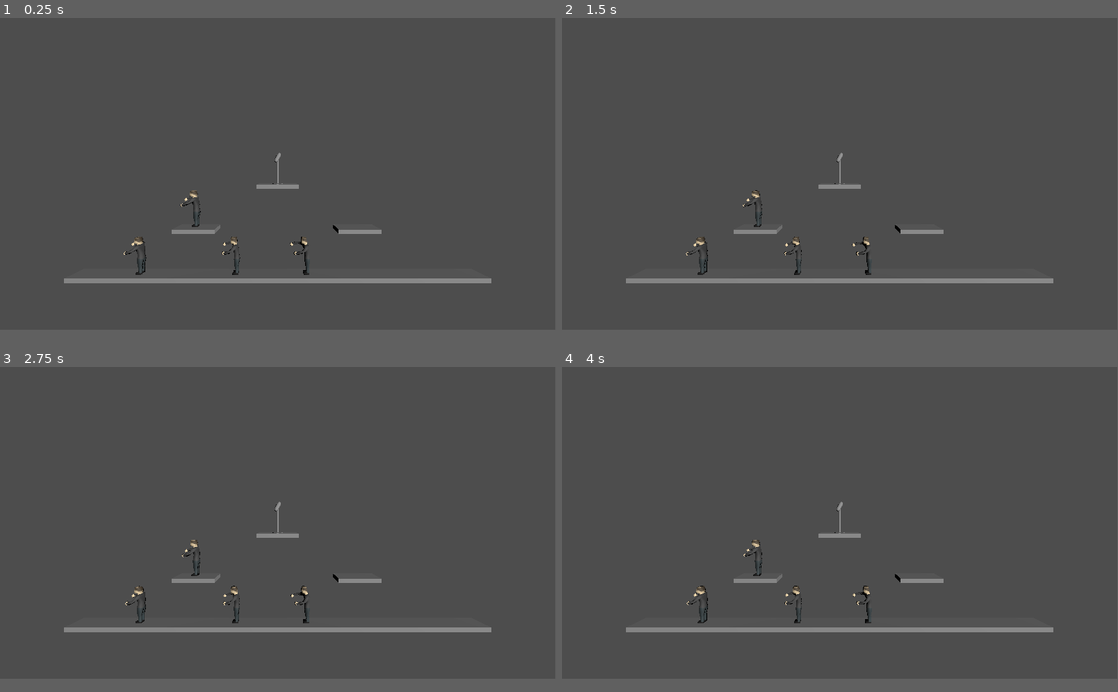
Above: before the commit, frames 1-4 (two rows, left to right).
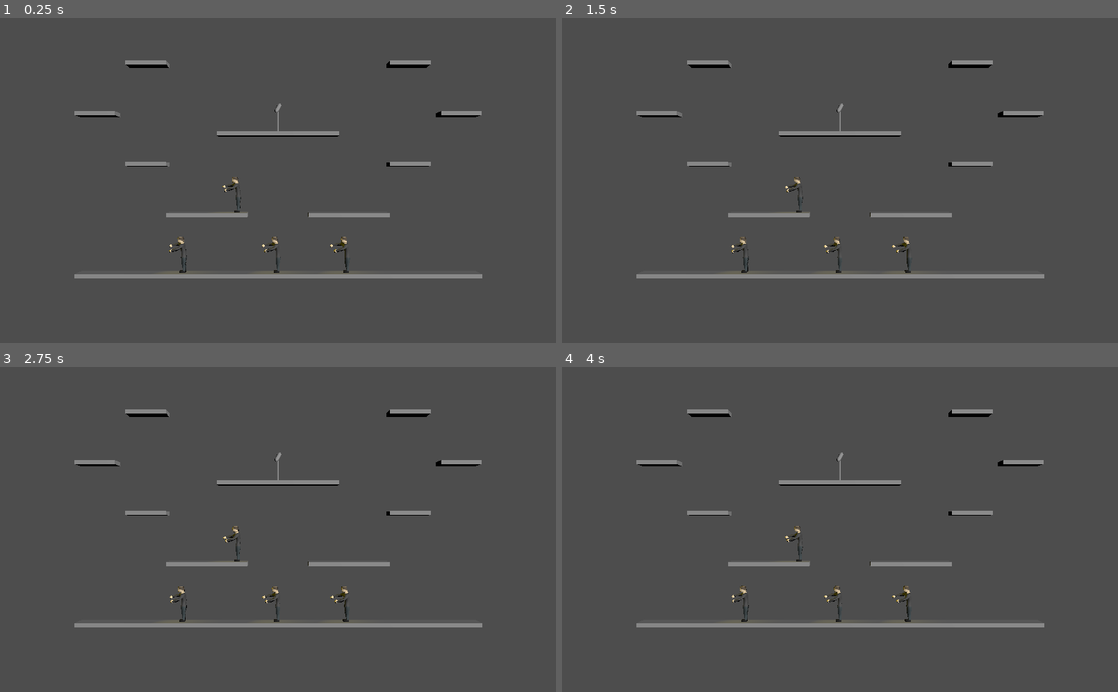
Above: after the commit, the same moments.

Repository: Dethcrvsh/mortal-democracy
Game: Godot game, scene res://scenes/main.tscn
Two runs of this game, one before a commit and one after it. Both use one fixed random seed, a clock stepped at 60 frames per second and the inputs below.
Inputs:
- Up to frame 1 (0.25 s): no input
- Up to frame 2 (1.5 s): no input
- Up to frame 3 (2.75 s): no input
- Up to frame 4 (4 s): no input
The window is 799x449 before the commit and 800x468 after it. Grey fills any space a smaller window leaves; there, only what the larger window draws over its background counts as a difference.

The runs differ from the first frame. In frame 1, 4.7% of the frame differs, in the area x 11-89%, y 13-82%; in frame 2, 4.7%; in frame 3, 4.7%; in frame 4, 4.7%.

Commit message:
made new good map

Diff:
--- a/project.godot
+++ b/project.godot
@@ -14,6 +14,14 @@
 run/main_scene="res://scenes/main.tscn"
 config/features=PackedStringArray("4.0", "GL Compatibility")
 config/icon="res://icon.svg"
+
+[display]
+
+window/size/viewport_width=1024
+window/size/viewport_height=600
+window/size/mode=2
+window/stretch/mode="viewport"
+window/stretch/scale=0.5
 
 [input]
 
--- /dev/null
+++ b/scenes/Map2.tscn
@@ -0,0 +1,88 @@
+[gd_scene load_steps=5 format=3 uid="uid://crjt2eg7ebjdb"]
+
+[ext_resource type="PackedScene" uid="uid://da4bmar1xqjac" path="res://scenes/Platform1.tscn" id="1_hv637"]
+[ext_resource type="PackedScene" uid="uid://gjj2shypyqs" path="res://scenes/Goal.tscn" id="2_hargo"]
+
+[sub_resource type="BoxShape3D" id="BoxShape3D_1gjyb"]
+size = Vector3(20, 1, 1)
+
+[sub_resource type="BoxShape3D" id="BoxShape3D_4iauf"]
+size = Vector3(1, 24, 1)
+
+[node name="Map1" type="Node3D"]
+transform = Transform3D(5, 0, 0, 0, 5, 0, 0, 0, 5, 0, 0, 0)
+
+[node name="Platforms" type="Node3D" parent="."]
+
+[node name="Platform2" parent="Platforms" instance=ExtResource("1_hv637")]
+transform = Transform3D(10, 0, 0, 0, 1, 0, 0, 0, 1, 0.0258156, 0, 0)
+
+[node name="Platform5" parent="Platforms" instance=ExtResource("1_hv637")]
+transform = Transform3D(3, 0, 0, 0, 1, 0, 0, 0, 1, 0, 7, 0)
+
+[node name="Platform6" parent="Platforms" instance=ExtResource("1_hv637")]
+transform = Transform3D(2, 0, 0, 0, 1, 0, 0, 0, 1, 3.5, 3, 0)
+
+[node name="Platform7" parent="Platforms" instance=ExtResource("1_hv637")]
+transform = Transform3D(2, 0, 0, 0, 1, 0, 0, 0, 1, -3.5, 3, 0)
+
+[node name="Platform8" parent="Platforms" instance=ExtResource("1_hv637")]
+transform = Transform3D(1, 0, 0, 0, 1, 0, 0, 0, 1, 6.5, 5.5, 0)
+
+[node name="Platform9" parent="Platforms" instance=ExtResource("1_hv637")]
+transform = Transform3D(1, 0, 0, 0, 1, 0, 0, 0, 1, -6.5, 5.5, 0)
+
+[node name="Platform10" parent="Platforms" instance=ExtResource("1_hv637")]
+transform = Transform3D(1, 0, 0, 0, 1, 0, 0, 0, 1, 9, 8, 0)
+
+[node name="Platform11" parent="Platforms" instance=ExtResource("1_hv637")]
+transform = Transform3D(1, 0, 0, 0, 1, 0, 0, 0, 1, -9, 8, 0)
+
+[node name="Platform12" parent="Platforms" instance=ExtResource("1_hv637")]
+transform = Transform3D(1, 0, 0, 0, 1, 0, 0, 0, 1, -6.5, 10.5, 0)
+
+[node name="Platform13" parent="Platforms" instance=ExtResource("1_hv637")]
+transform = Transform3D(1, 0, 0, 0, 1, 0, 0, 0, 1, 6.5, 10.5, 0)
+
+[node name="BoundingBox" type="Node3D" parent="."]
+
+[node name="Celling" type="StaticBody3D" parent="BoundingBox"]
+transform = Transform3D(1, 0, 0, 0, 1, 0, 0, 0, 1, 0, 7.4561, 0)
+
+[node name="CollisionShape3D" type="CollisionShape3D" parent="BoundingBox/Celling"]
+transform = Transform3D(1, 0, 0, 0, 1, 0, 0, 0, 1, 0, 14, 0)
+shape = SubResource("BoxShape3D_1gjyb")
+
+[node name="WallRight" type="StaticBody3D" parent="BoundingBox"]
+transform = Transform3D(1, 0, 0, 0, 1, 0, 0, 0, 1, 10.4884, 5.67602, 0.0177193)
+
+[node name="CollisionShape3D" type="CollisionShape3D" parent="BoundingBox/WallRight"]
+transform = Transform3D(1, 0, 0, 0, 1, 0, 0, 0, 1, 0, 5.6829, 0)
+shape = SubResource("BoxShape3D_4iauf")
+
+[node name="WallLeft" type="StaticBody3D" parent="BoundingBox"]
+transform = Transform3D(1, 0, 0, 0, 1, 0, 0, 0, 1, -10.4054, 0, 0)
+
+[node name="CollisionShape3D" type="CollisionShape3D" parent="BoundingBox/WallLeft"]
+transform = Transform3D(1, 0, 0, 0, 1, 0, 0, 0, 1, 0, 10.8304, 0)
+shape = SubResource("BoxShape3D_4iauf")
+
+[node name="Goal" parent="." instance=ExtResource("2_hargo")]
+transform = Transform3D(1, 0, 0, 0, 1, 0, 0, 0, 1, 0, 7, 0)
+
+[node name="DirectionalLight3D" type="DirectionalLight3D" parent="."]
+transform = Transform3D(0.704095, -0.478814, 0.524392, 0.384011, 0.877916, 0.286003, -0.597315, -8.64267e-07, 0.802007, 0, 0, 0)
+
+[node name="SpawnPoints" type="Node3D" parent="."]
+
+[node name="1" type="Node3D" parent="SpawnPoints"]
+transform = Transform3D(1, 0, 0, 0, 1, 0, 0, 0, 1, -1.98, 4.43067, 0)
+
+[node name="2" type="Node3D" parent="SpawnPoints"]
+transform = Transform3D(1, 0, 0, 0, 1, 0, 0, 0, 1, -4.692, 2, 0)
+
+[node name="3" type="Node3D" parent="SpawnPoints"]
+transform = Transform3D(1, 0, 0, 0, 1, 0, 0, 0, 1, 3.451, 2.635, 0)
+
+[node name="4" type="Node3D" parent="SpawnPoints"]
+transform = Transform3D(1, 0, 0, 0, 1, 0, 0, 0, 1, 0, 1, 0)
--- a/scenes/jimmie_model.tscn
+++ b/scenes/jimmie_model.tscn
@@ -108,6 +108,11 @@
 [node name="jimmie_model" type="Node3D"]
 
 [node name="Jimmie Åkesson" type="Node3D" parent="."]
+
+[node name="SpotLight3D" type="SpotLight3D" parent="Jimmie Åkesson"]
+transform = Transform3D(0.909824, 0, 0.414995, -0.221165, -0.846156, 0.484877, 0.35115, -0.532935, -0.769853, 3.27675, 9.13433, -9.44775)
+light_color = Color(0.960784, 0.882353, 0, 1)
+spot_range = 4.84228
 
 [node name="Camera" type="Node3D" parent="Jimmie Åkesson"]
 transform = Transform3D(0.685921, 0.651558, 0.324014, 0, 0.445271, -0.895396, -0.727676, 0.61417, 0.305421, 7.35889, 4.95831, 6.92579)
--- a/scenes/main.tscn
+++ b/scenes/main.tscn
@@ -1,18 +1,19 @@
-[gd_scene load_steps=4 format=3 uid="uid://b6pglpdw3pavw"]
+[gd_scene load_steps=4 format=3 uid="uid://43t8cwyebgct"]
 
-[ext_resource type="PackedScene" uid="uid://bceevbvq4qyh6" path="res://scenes/Map1.tscn" id="1_61mrf"]
+[ext_resource type="PackedScene" uid="uid://crjt2eg7ebjdb" path="res://scenes/Map2.tscn" id="1_gsi0c"]
 [ext_resource type="Script" path="res://scripts/PlayerHandler.gd" id="2_ed27k"]
 [ext_resource type="Script" path="res://scenes/map.gd" id="2_h5ook"]
 
 [node name="main" type="Node3D"]
 
-[node name="Map1" parent="." groups=["maps"] instance=ExtResource("1_61mrf")]
+[node name="Map2" parent="." groups=["maps"] instance=ExtResource("1_gsi0c")]
 transform = Transform3D(1, 0, 0, 0, 1, 0, 0, 0, 1, 0, 0, 0)
 script = ExtResource("2_h5ook")
 
 [node name="Camera3D" type="Camera3D" parent="."]
-transform = Transform3D(1, 0, 0, 0, 1, 0, 0, 0, 1, 2, 5, 10)
+transform = Transform3D(1, 0, 0, 0, 1, 0, 0, 0, 1, 0, 4.69226, 30.2716)
 current = true
+fov = 30.0
 
 [node name="PlayerHandler" type="Node3D" parent="."]
 script = ExtResource("2_ed27k")
--- a/scripts/player.gd
+++ b/scripts/player.gd
@@ -1,7 +1,7 @@
 extends CharacterBody3D
 
 
-const SPEED = 10
+const SPEED = 12
 const JUMP_VELOCITY = 25
 const HITBOX_OFFSET = Vector3(0.7, 0, 0)
 const TUMBLE_THREASHOLD = 5
